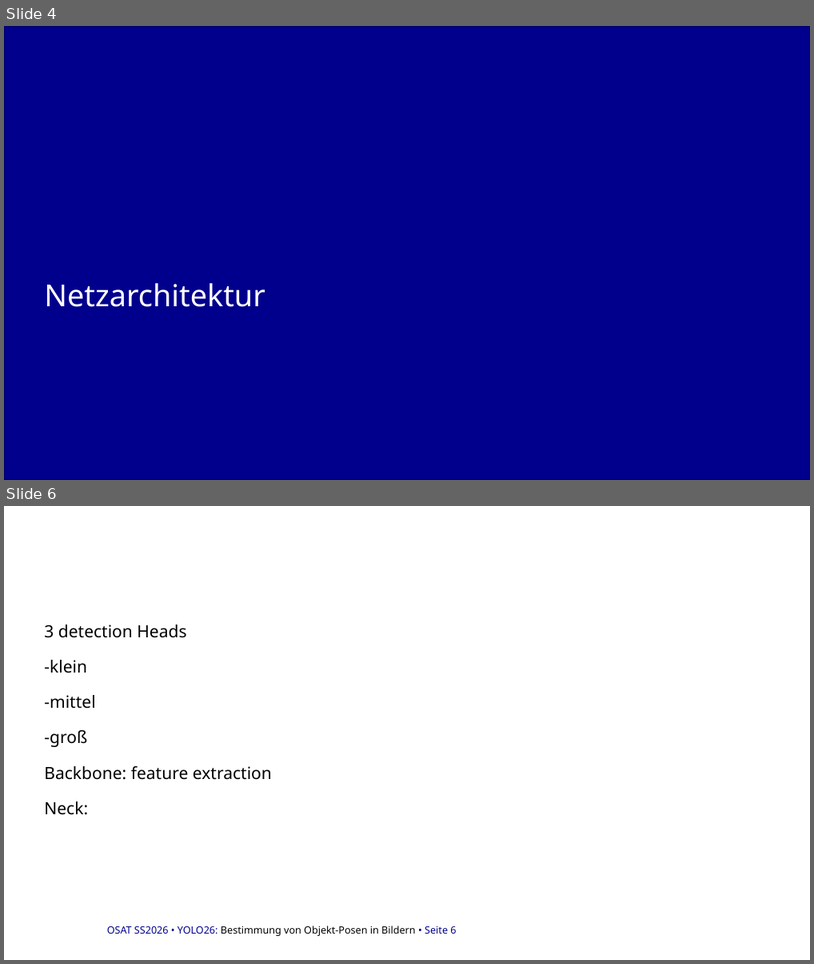
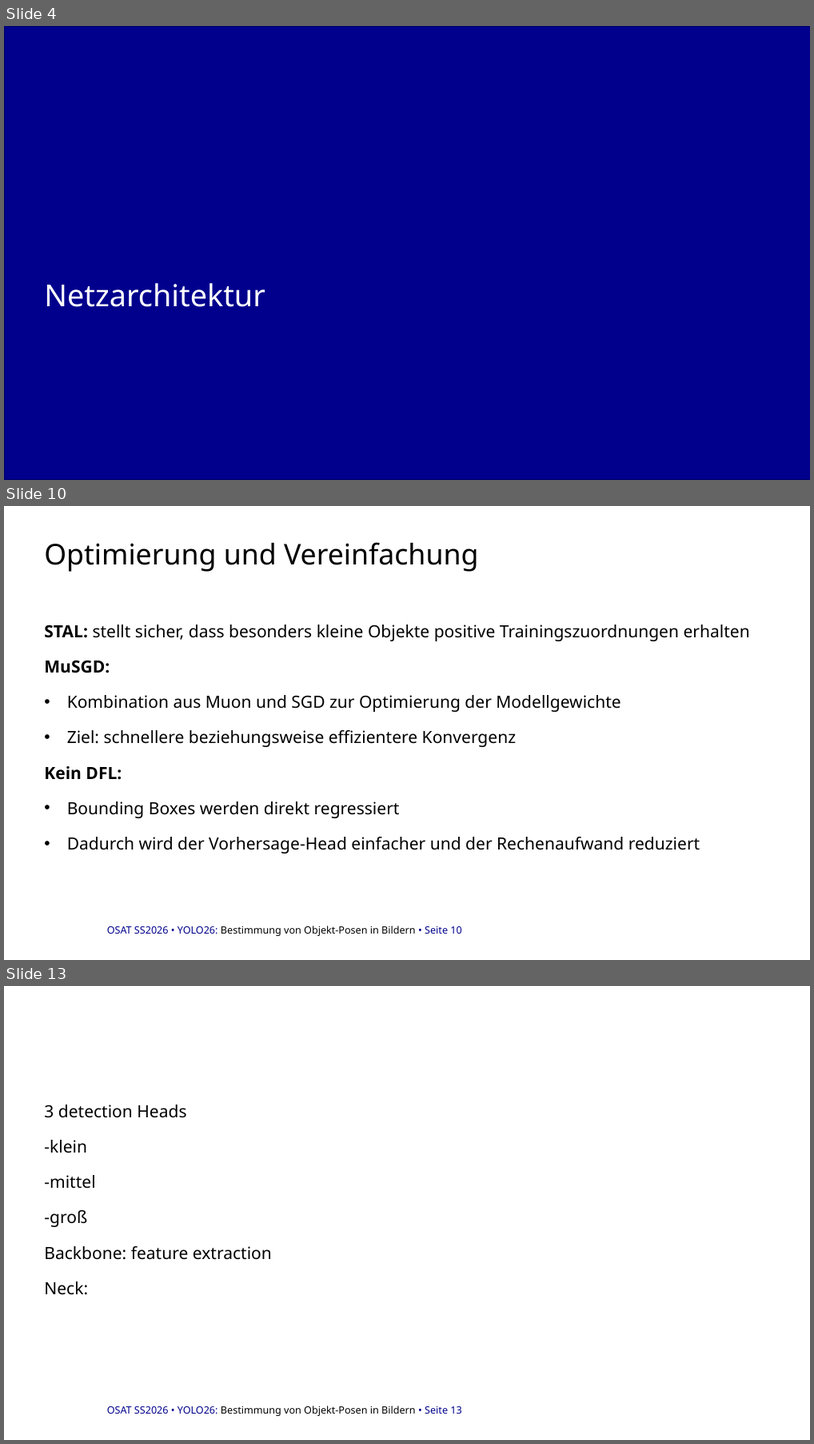
Before and after one commit to danhcon123/yolo_pose_estimation, a slide deck: docu/Verteidigung.pptx. Shown one above the other, each under a label of ours: slides 4 and 6 before the commit, slides 4, 10 and 13 after it; the slides between them are not shown. The pictures are 814x964 and 814x1444 pixels, drawn with LibreOffice and Linux fonts; fonts in the diff are those of the drawing; background and template pictures are left out. Boxes give left, top, right and bottom in pixels: in the first picture for what was removed or moved away, otherwise in the second. Text is boxed around its words. In the diff, an @@ line names an element or a change of style, - is before the commit and + after.

```diff
--- a/docu/Verteidigung.pptx
+++ b/docu/Verteidigung.pptx
@@ slide 10 added at (x1=4, y1=506, x2=810, y2=960), background #FFFFFF; not listed: 1 template element that a slide beside it also shows @@
@@ title added at (x1=44, y1=542, x2=478, y2=572), 34 pt, text #000000 @@
+Optimierung und Vereinfachung
@@ text added at (x1=44, y1=624, x2=750, y2=853), 20 pt, text #000000 @@
+STAL: stellt sicher, dass besonders kleine Objekte positive Trainingszuordnungen erhalten
+MuSGD:
+• Kombination aus Muon und SGD zur Optimierung der Modellgewichte
+• Ziel: schnellere beziehungsweise effizientere Konvergenz
+Kein DFL:
+• Bounding Boxes werden direkt regressiert
+• Dadurch wird der Vorhersage-Head einfacher und der Rechenaufwand reduziert
@@ what was slide 6 is now slide 13 @@
@@ text at (x1=107, y1=1405, x2=462, y2=1416): text changed @@
-OSAT SS2026 • YOLO26: Bestimmung von Objekt-Posen in Bildern • Seite 6
+OSAT SS2026 • YOLO26: Bestimmung von Objekt-Posen in Bildern • Seite 13
```
Also in this commit, not shown: 2 slides changed, 7 other slides added, 2 other files.
